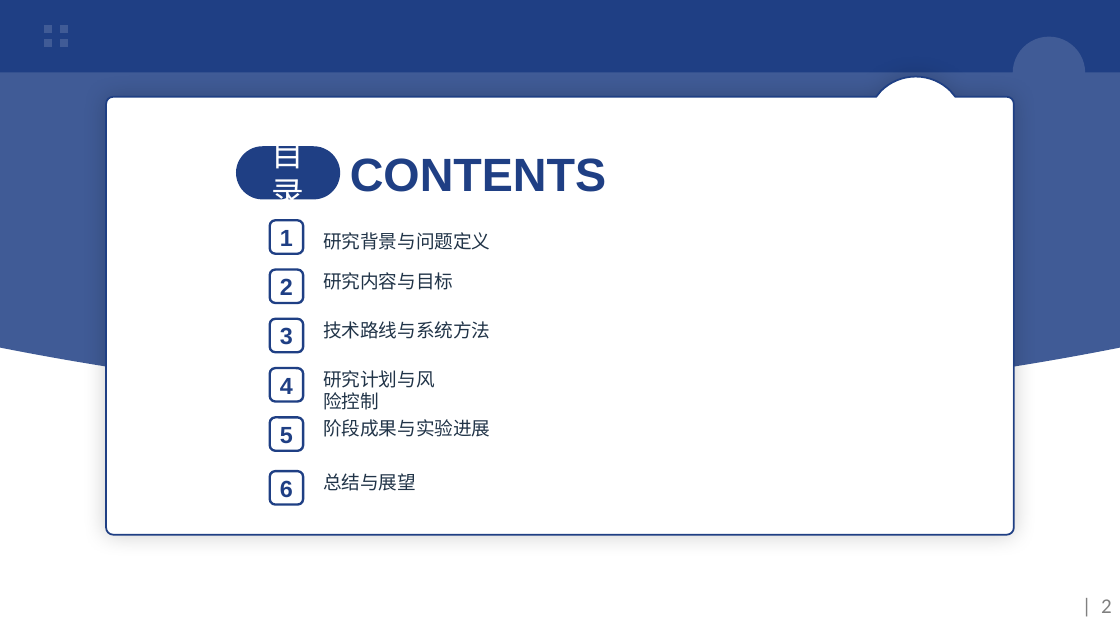
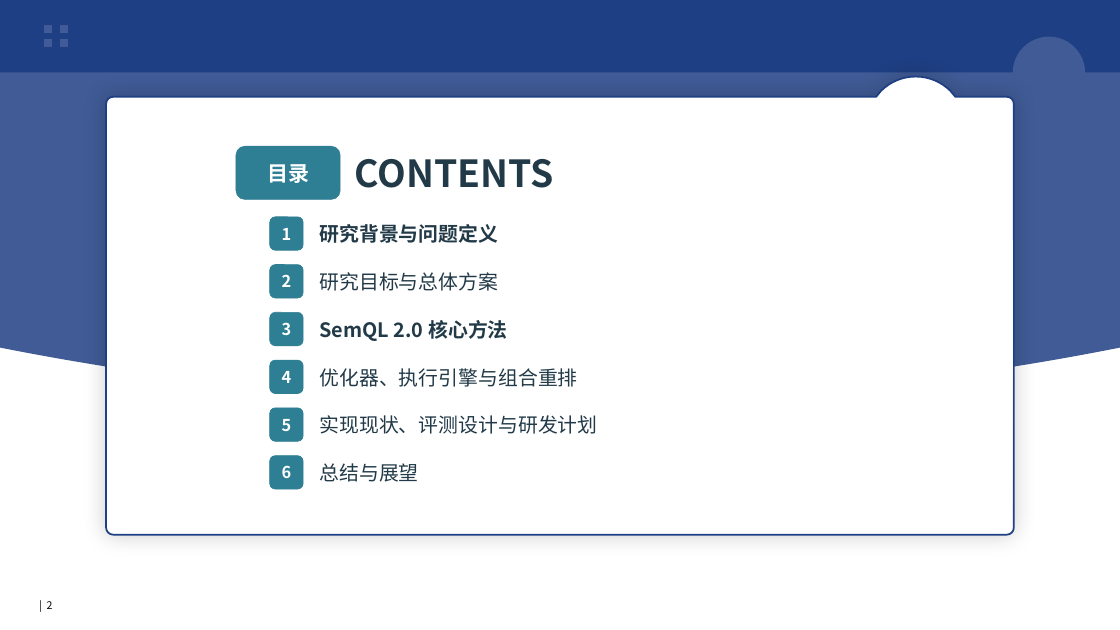
Before and after one commit to FDSE-IntelliDev/CodeSense, a slide deck: slide 2 of 中期答辩ppt_CodeSearch中期答辩.pptx. Drawn at 1120x630 pixels with LibreOffice and Linux fonts; fonts in the diff are those of the drawing; background and template pictures are left out. Boxes give left, top, right and bottom in pixels: in the first picture for what was removed or moved away, otherwise in the second. Text is boxed around its words. In the diff, an @@ line names an element or a change of style, - is before the commit and + after.

```diff
--- a/中期答辩ppt_CodeSearch中期答辩.pptx
+++ b/中期答辩ppt_CodeSearch中期答辩.pptx
@@ rounded rectangle "目录" at (236, 146, 340, 199): size 28 to 18 pt, bold on; fill #1F3F84 to #2E7E94; outline none to #2E7E94 0.5 pt; proportions changed @@
@@ text "CONTENTS" at (355, 159, 554, 188): size 40 to 32 pt, font Arial to Noto Sans CJK SC, text colour #1F3F84 to #223A48; vertical alignment top to middle @@
@@ text "研究背景与问题定义": place and size @@
-text "研究背景与问题定义" at (323, 232, 490, 250)
+text "研究背景与问题定义" at (319, 224, 498, 243)
@@ text "研究背景与问题定义" at (319, 224, 498, 243): size 16 to 17 pt, text colour #213448 to #223A48, bold on; line spacing 18pt to 1; vertical alignment top to middle @@
@@ text "研究目标与总体方案" at (319, 272, 498, 291): vertical alignment top to middle @@
@@ text at (319, 272, 498, 291): text changed; size 16 to 17 pt; text colour #213448 to #223A48 @@
-研究内容与目标
+研究目标与总体方案
@@ 3 rounded rectangles: place and size @@
-3 rounded rectangles at (270, 220, 303, 353)
+3 rounded rectangles at (270, 217, 303, 346)
@@ text added at (319, 320, 507, 341), 17 pt, text #223A48, bold @@
+SemQL 2.0 核心方法
@@ text removed at (323, 321, 490, 339) @@
-技术路线与系统方法
@@ rounded rectangle "4": place and size @@
-rounded rectangle "4" at (270, 368, 303, 402)
+rounded rectangle "4" at (270, 360, 303, 394)
@@ text added at (319, 368, 577, 387), 17 pt, text #223A48 @@
+优化器、执行引擎与组合重排
@@ text removed at (323, 370, 435, 410) @@
-研究计划与风险控制
@@ rounded rectangle "5": place and size @@
-rounded rectangle "5" at (270, 418, 303, 451)
+rounded rectangle "5" at (270, 408, 303, 442)
@@ text added at (319, 415, 597, 434), 17 pt, text #223A48 @@
+实现现状、评测设计与研发计划
@@ text removed at (323, 419, 490, 437) @@
-阶段成果与实验进展
@@ size 20 to 14 pt, font Arial to Noto Sans CJK SC, text colour #1F3F84 to #FFFFFF; fill none to #2E7E94; outline #1F3F84 2 pt to #2E7E94 0.5 pt in 6 elements at (270, 217, 303, 250), (270, 265, 303, 298), (270, 313, 303, 346), (270, 360, 303, 394), (270, 408, 303, 442), (270, 455, 303, 489) @@
@@ rounded rectangle "6": place and size @@
-rounded rectangle "6" at (270, 471, 303, 505)
+rounded rectangle "6" at (270, 455, 303, 489)
@@ text "总结与展望": place and size @@
-text "总结与展望" at (323, 473, 416, 491)
+text "总结与展望" at (319, 463, 418, 482)
@@ text "总结与展望" at (319, 463, 418, 482): size 16 to 17 pt, text colour #213448 to #223A48; vertical alignment top to middle @@
@@ text "| 2": place and size @@
-text "| 2" at (34, 585, 1120, 626)
+text "| 2" at (47, 601, 53, 609)
@@ text "| 2" at (47, 601, 53, 609): size 18 to 9 pt, font Calibri to Noto Sans CJK SC, text colour #808080 to #000000; alignment right to left; outline #FFFFFF 1 pt to none @@
```
Also in this commit, not shown: 11 other slides changed, 6 slides added, 6 slides removed, 1 other file.
